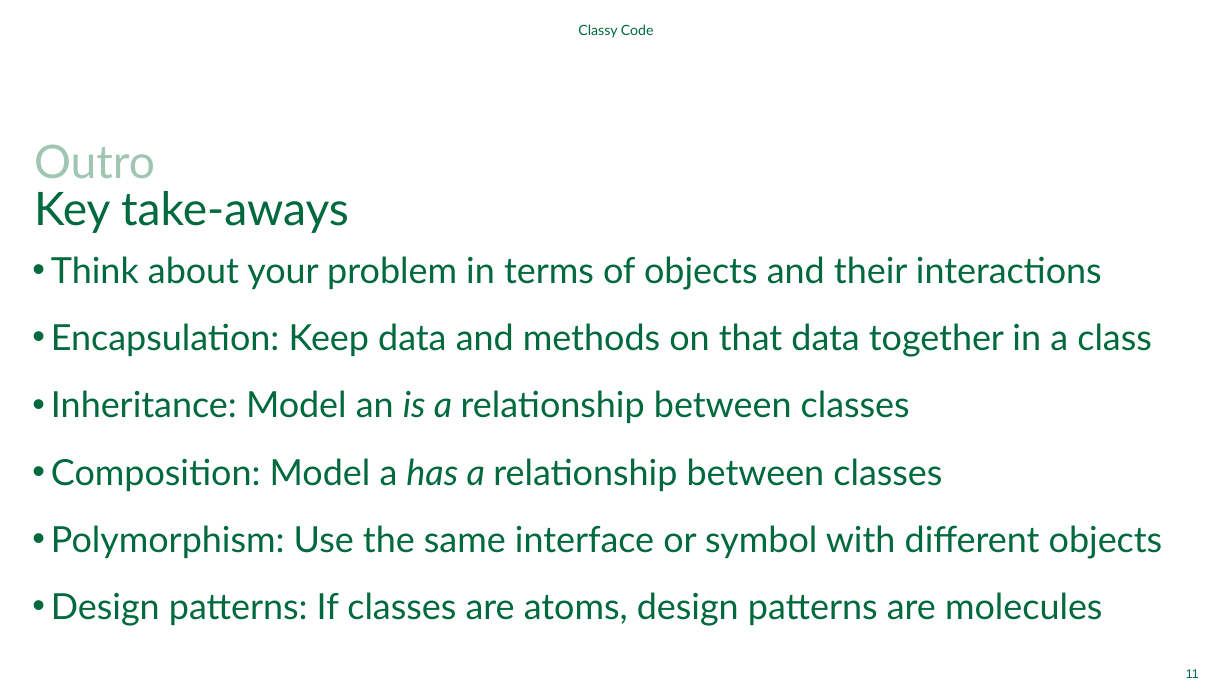
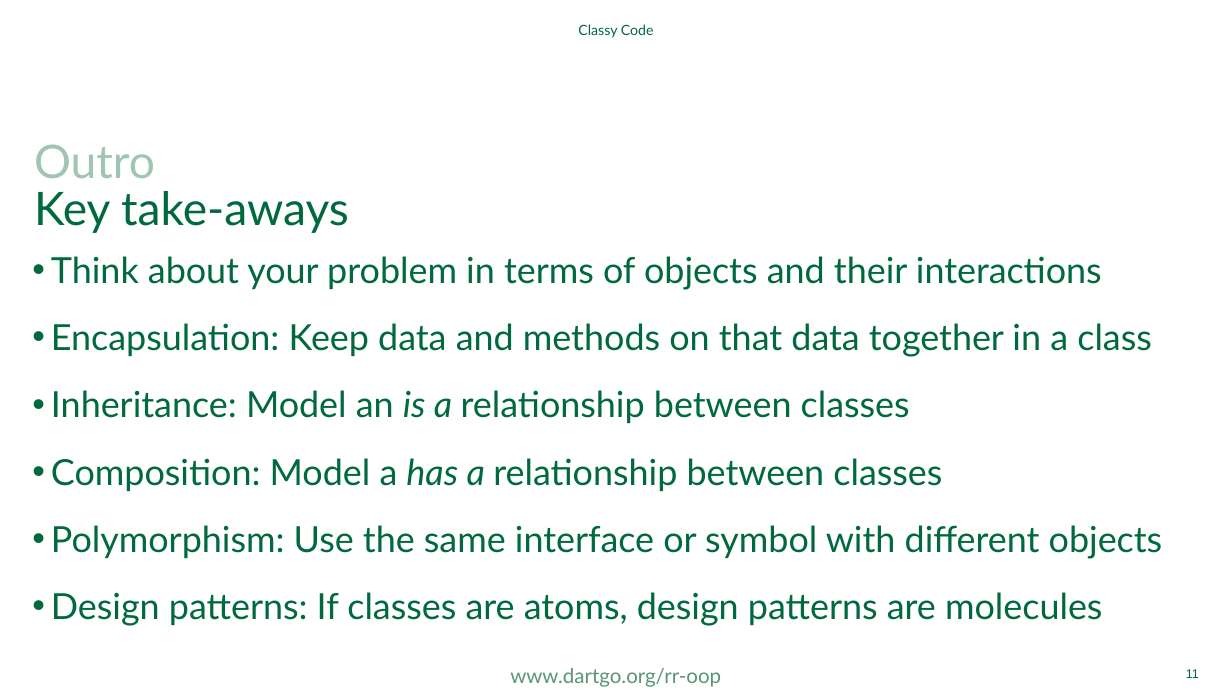
Before and after one commit to Dartmouth-Libraries/classy-code, a slide deck: slide 11 of ppt/OOP-for-Fun-and-Profit.pptx. Drawn at 1232x693 pixels with LibreOffice and Linux fonts; fonts in the diff are those of the drawing; background and template pictures are left out. Boxes give left, top, right and bottom in pixels: in the first picture for what was removed or moved away, otherwise in the second. Text is boxed around its words. In the diff, an @@ line names an element or a change of style, - is before the commit and + after.

```diff
--- a/ppt/OOP-for-Fun-and-Profit.pptx
+++ b/ppt/OOP-for-Fun-and-Profit.pptx
@@ text added at box(510, 668, 721, 687), 16 pt, text #5A9578 @@
+www.dartgo.org/rr-oop
```
Also in this commit, not shown: 11 other slides changed, 1 other file.
